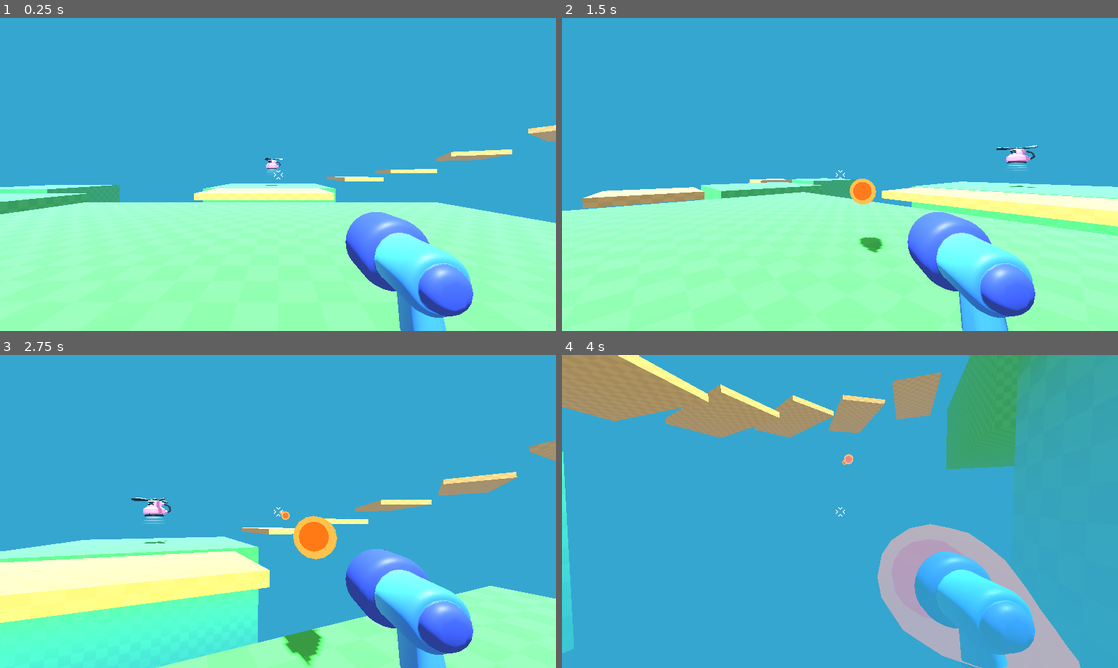
Above: before the commit, frames 1-4 (two rows, left to right).
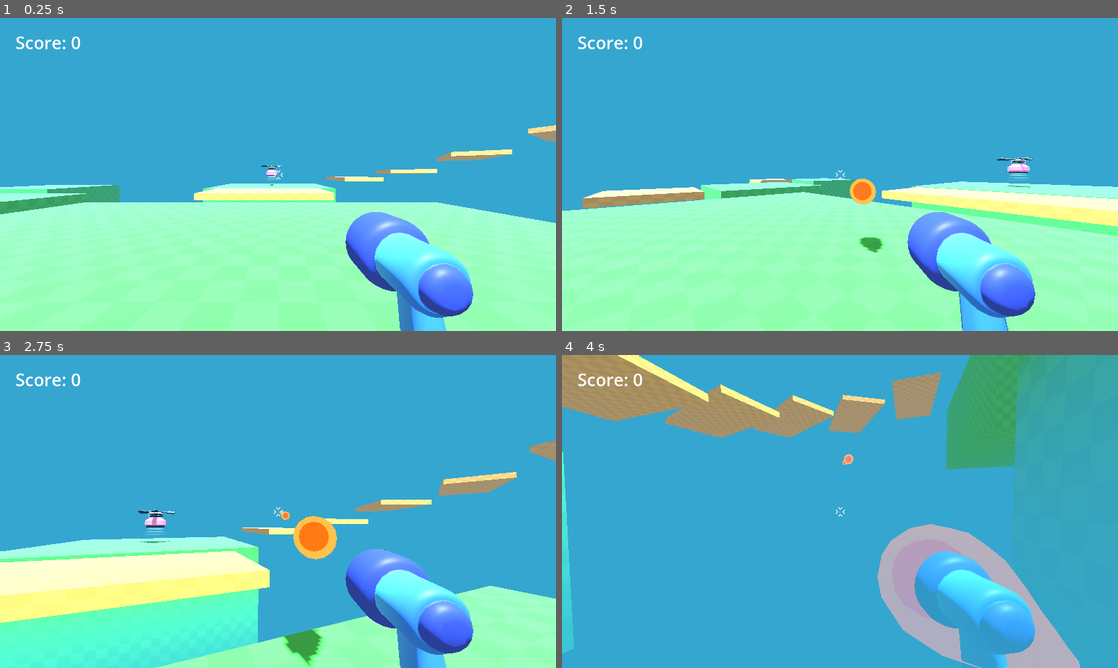
Above: after the commit, the same moments.

Repository: FaithWelton/UntitledGame
Game: Godot game, scene res://level.tscn
Same seed, same stepped clock (60 frames per second), same inputs: the game is played once before the commit and once after it.
Inputs (mouse positions are in pixels of both pictures, inside the frame that each line leads up to):
- Up to frame 1 (0.25 s): no input
- Up to frame 2 (1.5 s): tap Enter at 0.5 s; move the mouse to (867, 174) at 0.52 s; press the mouse at (867, 174) at 0.53 s; hold W (move_forward) from 0.53 s (still down); tap Space (jump) at 0.77 s; move the mouse to (812, 174) at 1.27 s; release the mouse at (812, 174) at 1.28 s; click (812, 174) at 1.35 s
- Up to frame 3 (2.75 s): keep holding W (move_forward); tap Space (jump) at 1.52 s; move the mouse to (289, 505) at 2.02 s; press the mouse at (289, 505) at 2.03 s
- Up to frame 4 (4 s): keep holding W (move_forward); move the mouse to (834, 517) at 2.77 s; release the mouse at (834, 517) at 2.78 s; click (834, 517) at 2.85 s; tap Space (jump) at 3.02, 3.77 s; move the mouse to (878, 514) at 3.52 s; press the mouse at (878, 514) at 3.53 s

The runs differ from the first frame. In frame 1, 0.3% of the frame differs, in the area x 2-51%, y 5-54%; in frame 2, 0.6%; in frame 3, 0.6%, in the area x 2-32%, y 5-61%; in frame 4, 0.2%.

Commit message:
Tut: Add Scoring

Diff:
--- /dev/null
+++ b/level.gd
@@ -0,0 +1,11 @@
+extends Node3D
+
+var player_score = 0
+@onready var score: Label = %Score
+
+func increase_score():
+	player_score += 1
+	score.text = "Score: " + str(player_score)
+
+func _on_mob_spawner_mob_spawned(mob: Variant) -> void:
+	mob.died.connect(increase_score)
--- a/level.tscn
+++ b/level.tscn
@@ -1,9 +1,13 @@
-[gd_scene load_steps=6 format=3 uid="uid://cfjym1biucj47"]
+[gd_scene load_steps=8 format=3 uid="uid://cfjym1biucj47"]
 
+[ext_resource type="Script" uid="uid://lg3ro48akrnx" path="res://level.gd" id="1_f2txt"]
 [ext_resource type="Material" uid="uid://bon2b2rxm03vd" path="res://level/material/ground.tres" id="1_oi3di"]
 [ext_resource type="PackedScene" uid="uid://bbpjbhytogjax" path="res://player/player.tscn" id="1_u52ul"]
 [ext_resource type="Material" uid="uid://cqywqq5qccu5p" path="res://level/material/bridge.tres" id="2_0b4ue"]
 [ext_resource type="PackedScene" uid="uid://dpjnutpwntuho" path="res://mob/spawner/mob_spawner.tscn" id="4_0b4ue"]
+
+[sub_resource type="LabelSettings" id="LabelSettings_0b4ue"]
+font_size = 60
 
 [sub_resource type="Environment" id="Environment_f2txt"]
 background_mode = 1
@@ -18,6 +22,19 @@
 fog_height_density = 0.3537
 
 [node name="Level" type="Node3D"]
+script = ExtResource("1_f2txt")
+
+[node name="Score" type="Label" parent="."]
+unique_name_in_owner = true
+offset_left = 51.0
+offset_top = 40.0
+offset_right = 310.0
+offset_bottom = 137.0
+text = "Score: 0"
+label_settings = SubResource("LabelSettings_0b4ue")
+
+[node name="MobSpawner" parent="." instance=ExtResource("4_0b4ue")]
+transform = Transform3D(1, 0, 0, 0, 1, 0, 0, 0, 1, 0, 0, -30)
 
 [node name="Platform" type="CSGBox3D" parent="."]
 transform = Transform3D(1, 0, 0, 0, 1, 0, 0, 0, 1, -20, -5, -11)
@@ -113,7 +130,6 @@
 [node name="WorldEnvironment" type="WorldEnvironment" parent="."]
 environment = SubResource("Environment_f2txt")
 
-[node name="MobSpawner" parent="." instance=ExtResource("4_0b4ue")]
-transform = Transform3D(1, 0, 0, 0, 1, 0, 0, 0, 1, 0, 1, -29)
+[connection signal="mob_spawned" from="MobSpawner" to="." method="_on_mob_spawner_mob_spawned"]
 
 [editable path="Player"]
--- a/mob/mob.gd
+++ b/mob/mob.gd
@@ -1,4 +1,6 @@
 extends RigidBody3D
+
+signal died
 
 var speed = randf_range(2.0, 4.0)
 var health = 3
@@ -8,8 +10,6 @@
 @onready var player = get_node("/root/Level/Player")
 
 func _physics_process(delta):
-	print("physics_process")
-	print(global_position )
 	var direction = global_position.direction_to(player.global_position)
 	direction.y = 0.0
 	linear_velocity = direction * speed
@@ -33,5 +33,7 @@
 
 		lock_rotation = false
 
+		died.emit()
+
 func _on_timer_timeout():
 	queue_free()
--- a/mob/spawner/mob_spawner.gd
+++ b/mob/spawner/mob_spawner.gd
@@ -1,4 +1,6 @@
 extends Node3D
+
+signal mob_spawned(mob)
 
 @export var mob_to_spawn: PackedScene = null
 
@@ -9,5 +11,5 @@
 	var new_mob = mob_to_spawn.instantiate()
 	add_child(new_mob)
 	new_mob.global_position = marker_3d.global_position
-	print("new_mob")
-	print(new_mob)
+
+	mob_spawned.emit(new_mob)
--- a/mob/spawner/mob_spawner.tscn
+++ b/mob/spawner/mob_spawner.tscn
@@ -18,6 +18,6 @@
 autostart = true
 
 [node name="spawner_model" parent="." instance=ExtResource("3_skyhy")]
-transform = Transform3D(1, 0, 0, 0, 1, 0, 0, 0, 1, 0, 2, 0)
+transform = Transform3D(0, 0, 1, 0, 1, 0, -1, 0, 0, 0, 2, 0)
 
 [connection signal="timeout" from="Timer" to="." method="_on_timer_timeout"]
Not shown, added: level.gd.uid
